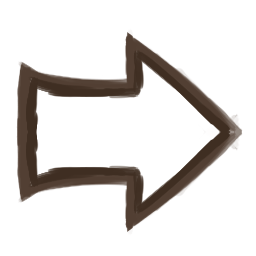
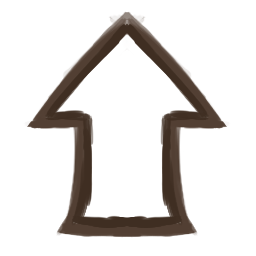
Layers edited between the first and the second w=256, h=256 image:
painted on "Copy of arrow_v1" over (x1=16, y1=11, x2=243, y2=238)
